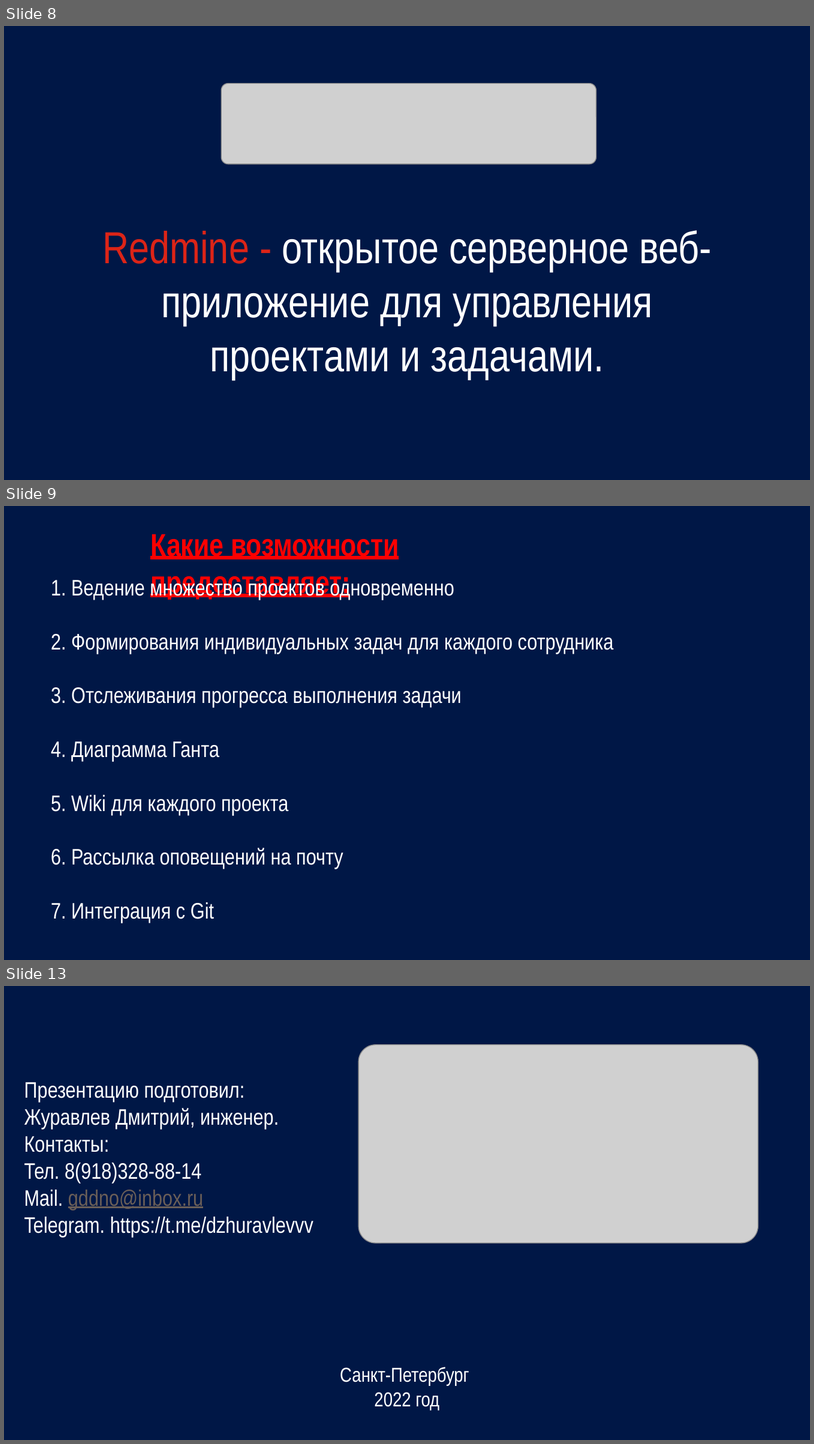
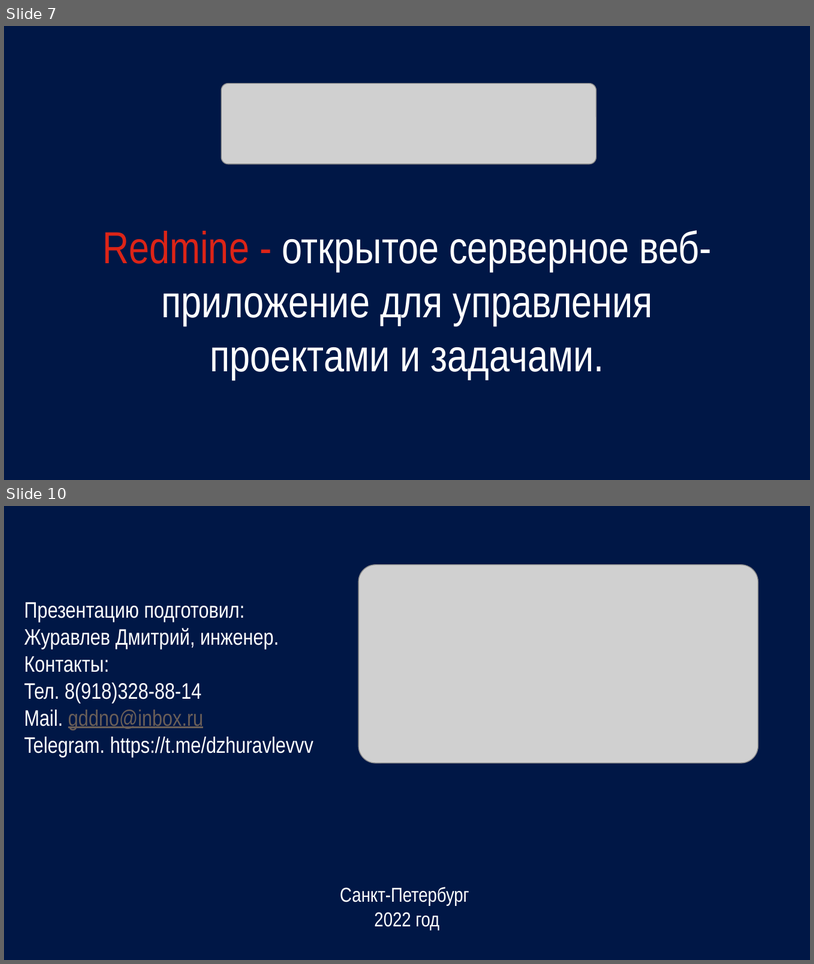
Before and after one commit to gddno/Redmine, a slide deck: Redmine.pptx. Shown one above the other, each under a label of ours: slides 8, 9 and 13 before the commit, slides 7 and 10 after it; the slides between them are not shown. The pictures are 814x1444 and 814x964 pixels, drawn with LibreOffice and Linux fonts; fonts in the diff are those of the drawing; grey boxes stand for pictures. Boxes give left, top, right and bottom in pixels: in the first picture for what was removed or moved away, otherwise in the second. Text is boxed around its words. In the diff, an @@ line names an element or a change of style, - is before the commit and + after.

```diff
--- a/Redmine.pptx
+++ b/Redmine.pptx
@@ slide 9 removed at [4,506,810,960], background #001746 @@
@@ title removed at [150,534,399,600] @@
-Какие возможности предоставляет:
@@ text removed at [51,577,614,922] @@
-1. Ведение множество проектов одновременно
-2. Формирования индивидуальных задач для каждого сотрудника
-3. Отслеживания прогресса выполнения задачи
-4. Диаграмма Ганта
-5. Wiki для каждого проекта
-6. Рассылка оповещений на почту
-7. Интеграция с Git
@@ what was slide 8 is now slide 7 @@
@@ what was slide 13 is now slide 10 @@
```
Also in this commit, not shown: 1 slide changed, 2 other slides removed, 4 other files.
